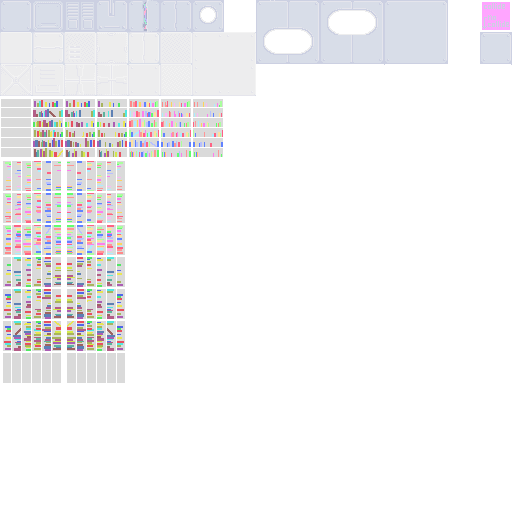
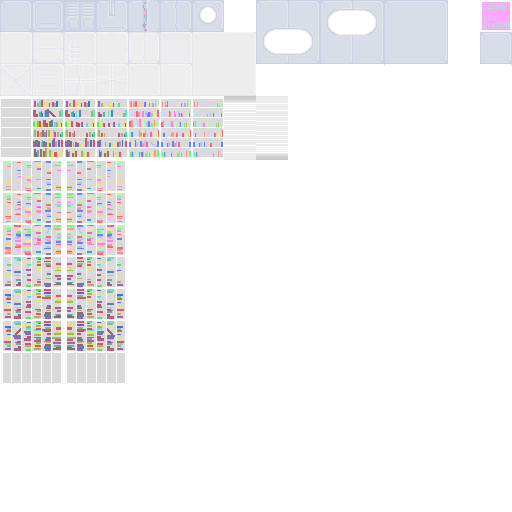
Two versions of the same layered image (w=512, h=512). Layer-by-layer changes:
painted on "root Merged" over [224, 96, 288, 160]
